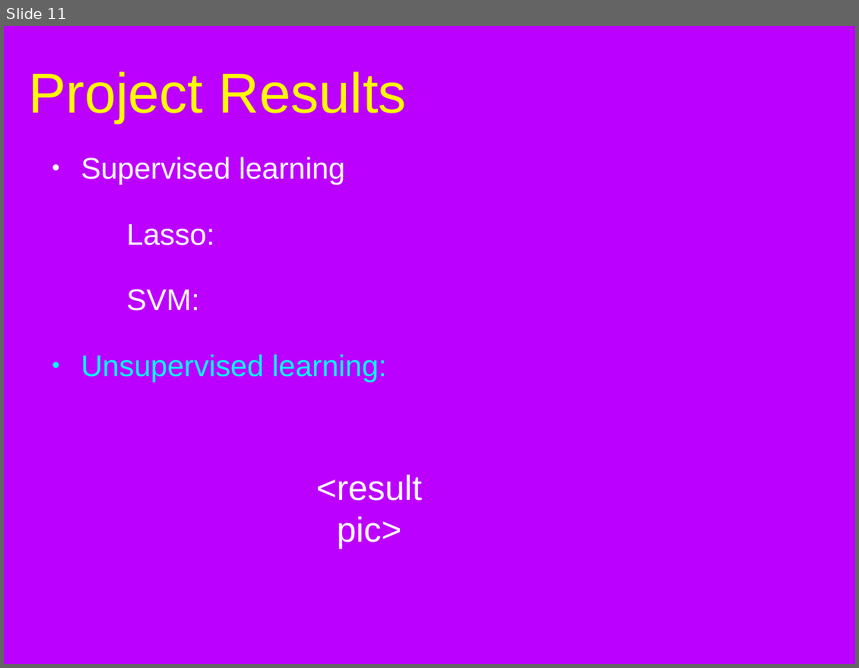
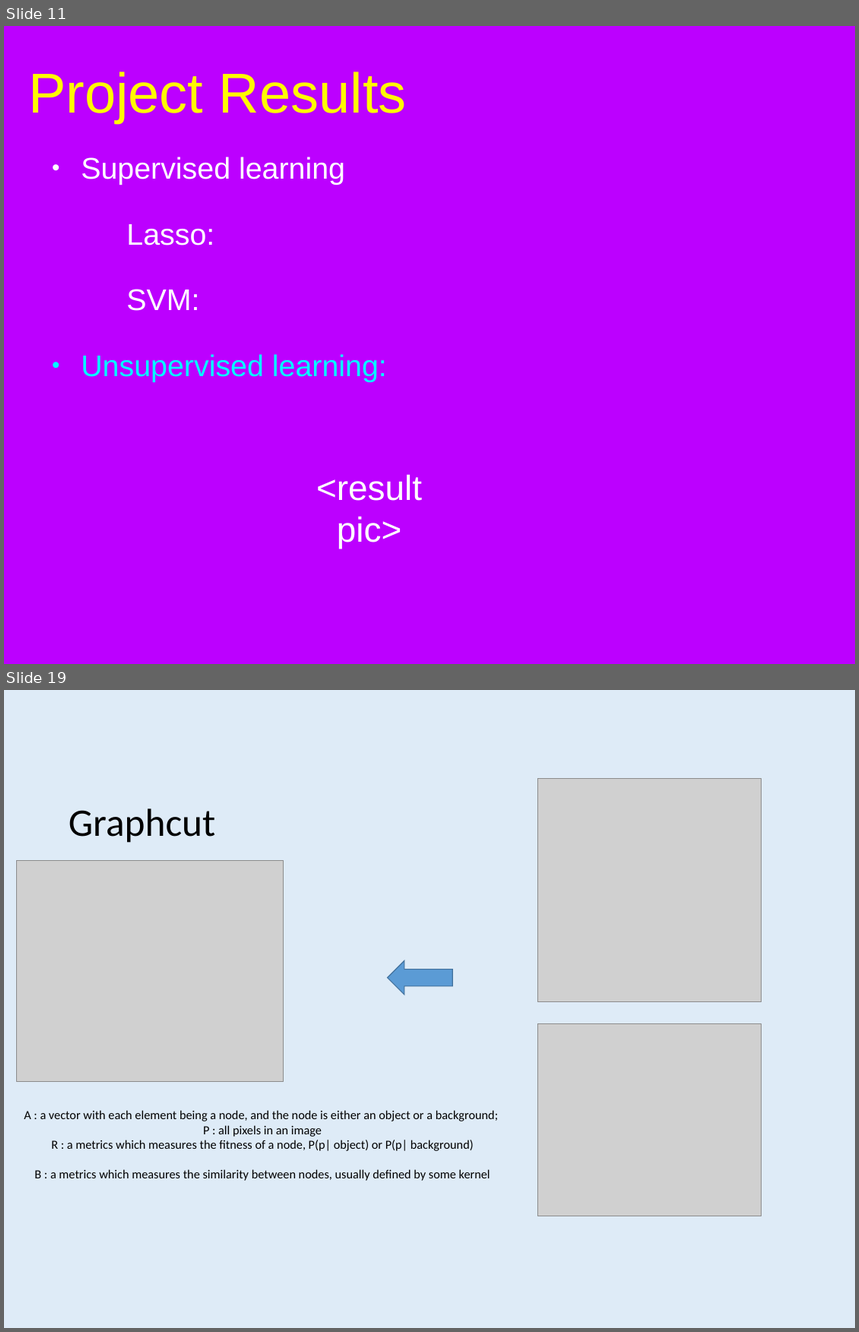
Before and after one commit to bx3/EE595, a slide deck: document/595combine.pptx. Shown one above the other, each under a label of ours: slide 11 before the commit, slides 11 and 19 after it; the slides between them are not shown. The pictures are 859x668 and 859x1332 pixels, drawn with LibreOffice and Linux fonts; fonts in the diff are those of the drawing; grey boxes stand for pictures; background and template pictures are left out. Boxes give left, top, right and bottom in pixels: in the first picture for what was removed or moved away, otherwise in the second. Text is boxed around its words. In the diff, an @@ line names an element or a change of style, - is before the commit and + after.

```diff
--- a/document/595combine.pptx
+++ b/document/595combine.pptx
@@ slide 19 added at [4,690,855,1328], background #DEEBF7 @@
@@ picture added at [538,779,761,1002] @@
@@ title added at [69,809,215,843], 46.9 pt, text #000000 @@
+Graphcut
@@ picture added at [17,860,283,1082] @@
@@ right arrow added at [388,961,453,996], fill #5B9BD5, outline #43739E 1 pt @@
@@ picture added at [538,1024,761,1216] @@
@@ text added at [24,1110,498,1181], 14.9 pt, text #000000 @@
+A : a vector with each element being a node, and the node is either an object or a background;
+P : all pixels in an image
+R : a metrics which measures the fitness of a node, P(p| object) or P(p| background)
+B : a metrics which measures the similarity between nodes, usually defined by some kernel
```
Also in this commit, not shown: 5 slides changed, 13 other slides added, 1 slide removed.
